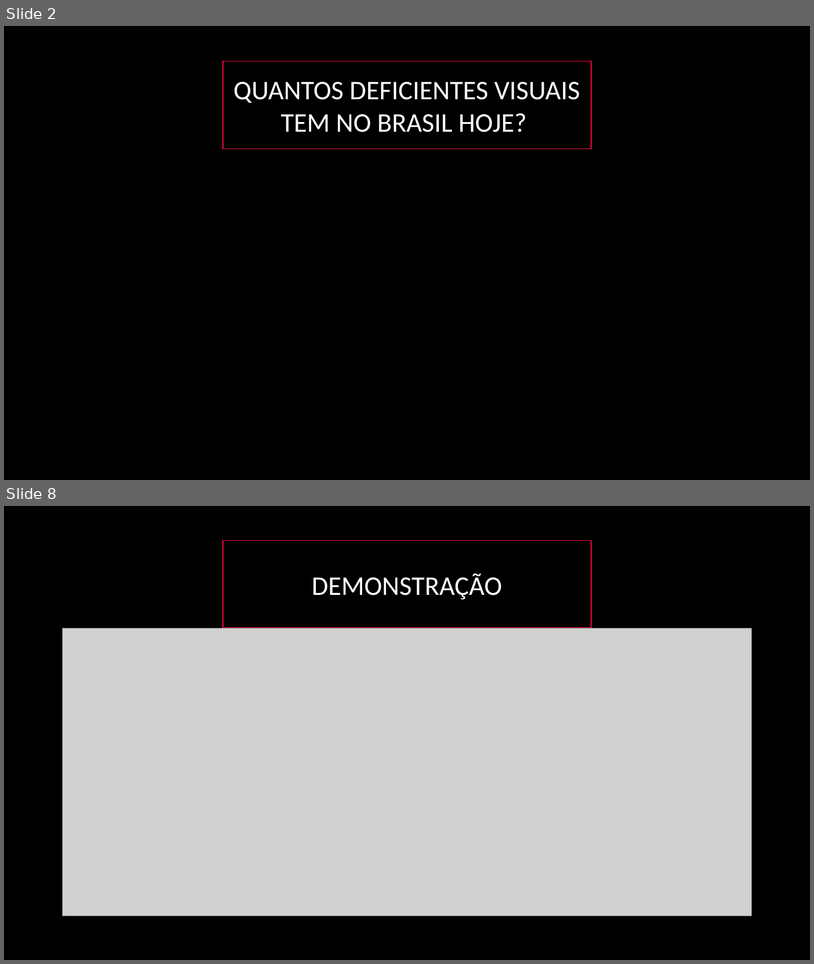
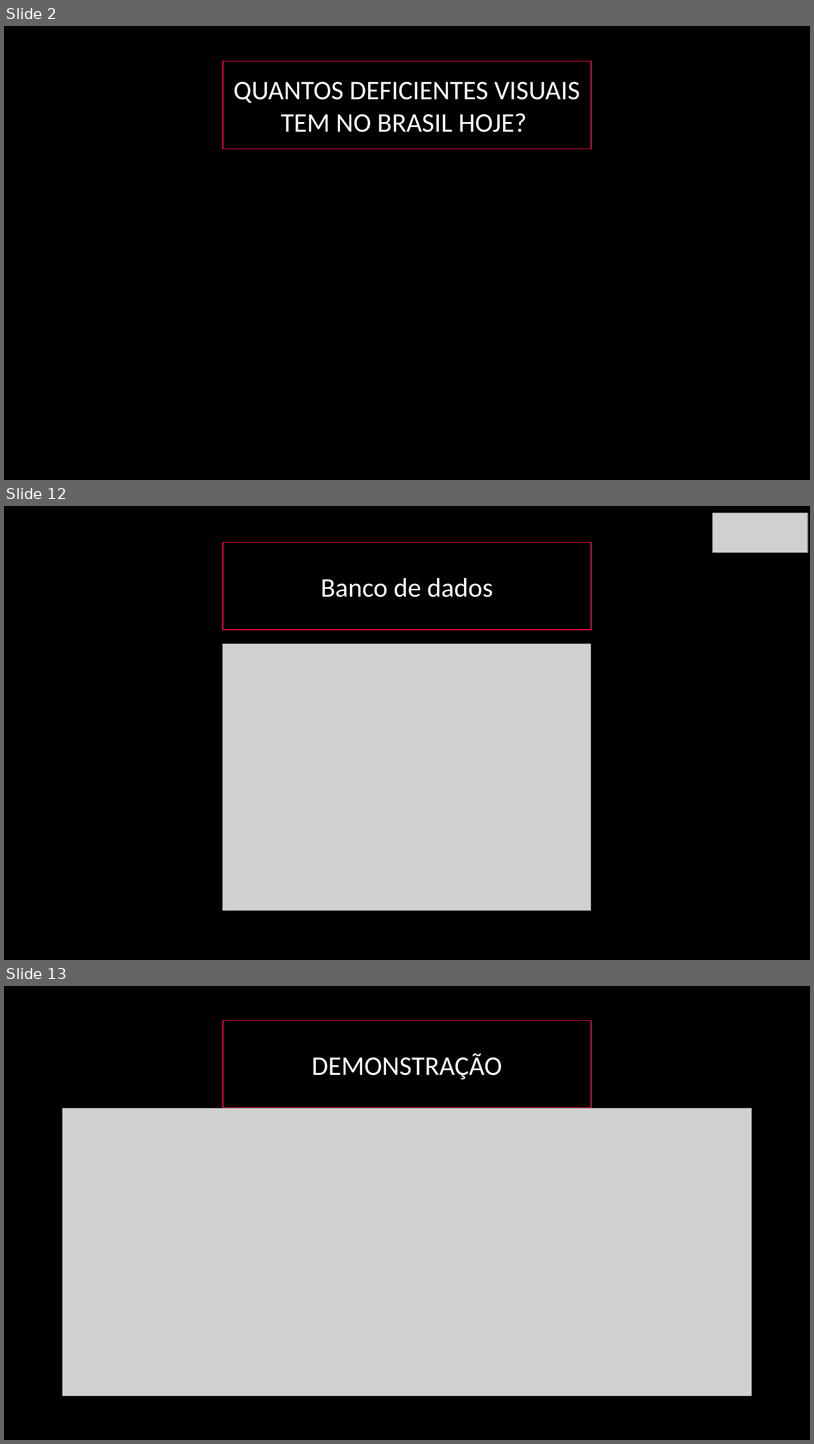
Before and after one commit to BandTec/blind-market, a slide deck: Apresentação-blindmarket.pptx. Shown one above the other, each under a label of ours: slides 2 and 8 before the commit, slides 2, 12 and 13 after it; the slides between them are not shown. The pictures are 814x964 and 814x1444 pixels, drawn with LibreOffice and Linux fonts; fonts in the diff are those of the drawing; grey boxes stand for pictures. Boxes give left, top, right and bottom in pixels: in the first picture for what was removed or moved away, otherwise in the second. Text is boxed around its words. In the diff, an @@ line names an element or a change of style, - is before the commit and + after.

```diff
--- a/Apresentação-blindmarket.pptx
+++ b/Apresentação-blindmarket.pptx
@@ slide 12 added at (4, 506, 810, 960), background #000000 @@
@@ picture added at (713, 513, 808, 553) @@
@@ rectangle added at (223, 542, 591, 630), fill #000000, outline #E50D3B 1 pt, 32 pt, text #FFFFFF @@
+Banco de dados
@@ picture added at (223, 644, 591, 910) @@
@@ what was slide 8 is now slide 13 @@
```
Also in this commit, not shown: 4 other slides added.
